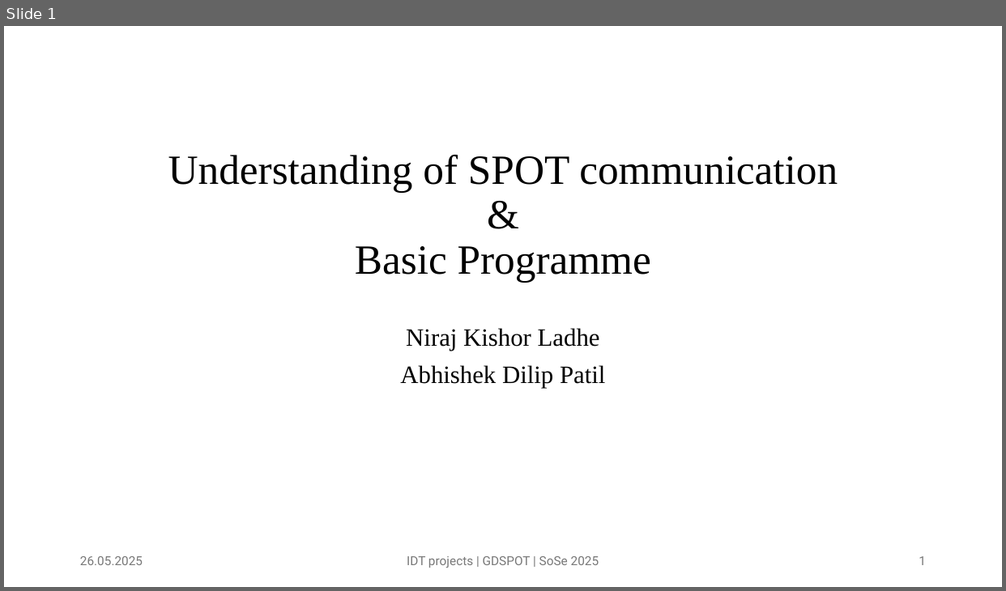
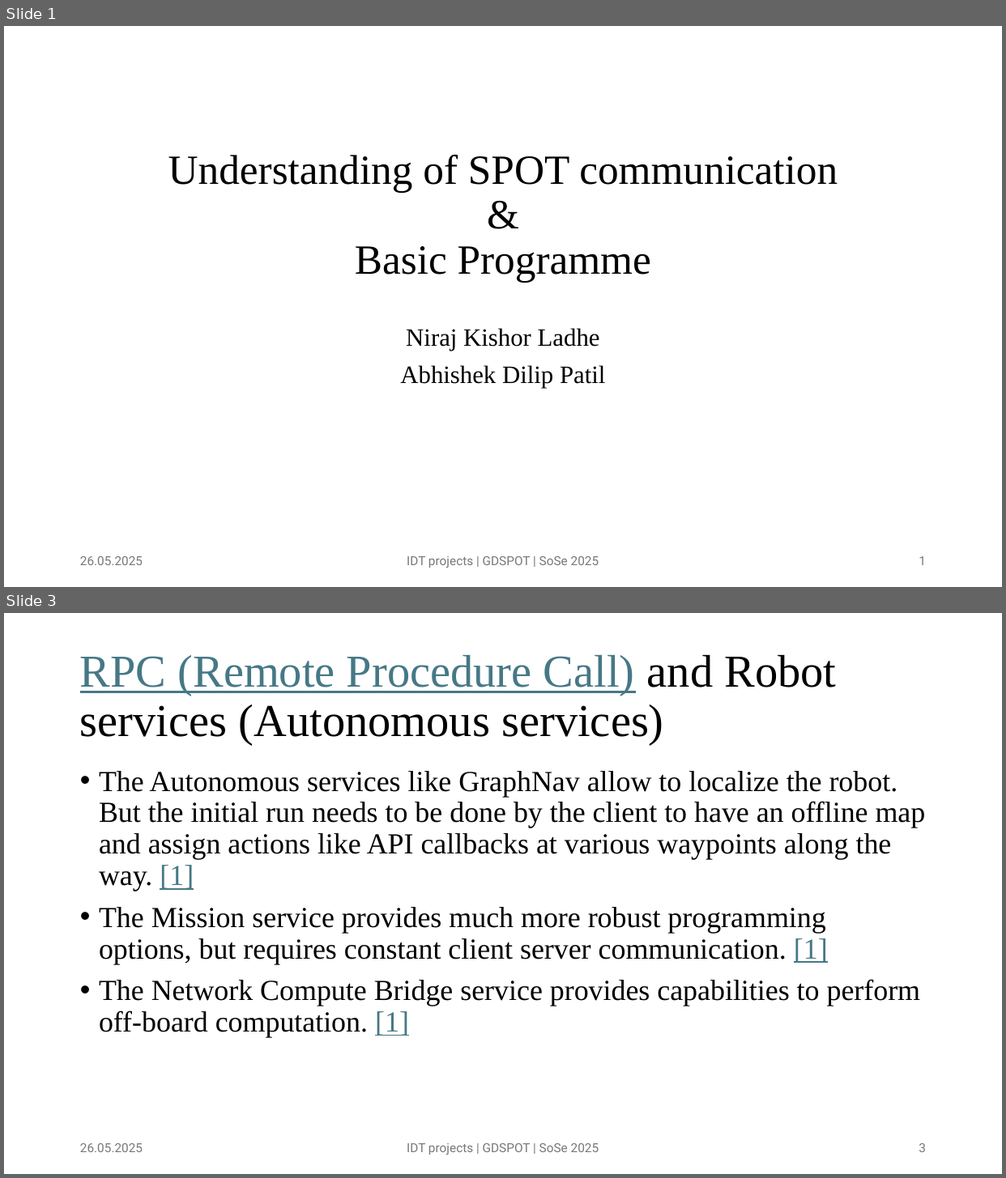
Before and after one commit to abhishekdilippatil/spot-sdk, a slide deck: presentations/SPOT presentation.pptx. Shown one above the other, each under a label of ours: slide 1 before the commit, slides 1 and 3 after it; the slides between them are not shown. The pictures are 1006x591 and 1006x1178 pixels, drawn with LibreOffice and Linux fonts; fonts in the diff are those of the drawing. Boxes give left, top, right and bottom in pixels: in the first picture for what was removed or moved away, otherwise in the second. Text is boxed around its words. In the diff, an @@ line names an element or a change of style, - is before the commit and + after.

```diff
--- a/presentations/SPOT presentation.pptx
+++ b/presentations/SPOT presentation.pptx
@@ slide 3 added at [4, 613, 1002, 1174], background #FFFFFF @@
@@ title added at [80, 654, 837, 745], 44 pt, text #000000 @@
+RPC (Remote Procedure Call) and Robot services (Autonomous services)
@@ text added at [99, 771, 926, 1038], 28 pt, text #000000 @@
+• The Autonomous services like GraphNav allow to localize the robot. But the initial run needs to be done by the client to have an offline map and assign actions like API callbacks at various waypoints along the way. [1]
+• The Mission service provides much more robust programming options, but requires constant client server communication. [1]
+• The Network Compute Bridge service provides capabilities to perform off-board computation. [1]
@@ text added at [80, 1144, 143, 1152], 12 pt, text #797979 @@
+26.05.2025
@@ text added at [407, 1144, 599, 1155], 12 pt, text #797979 @@
+IDT projects | GDSPOT | SoSe 2025
@@ page number added at [918, 1144, 926, 1152], 12 pt, text #797979 @@
+3
```
Also in this commit, not shown: 1 slide changed, 1 other slide added.
